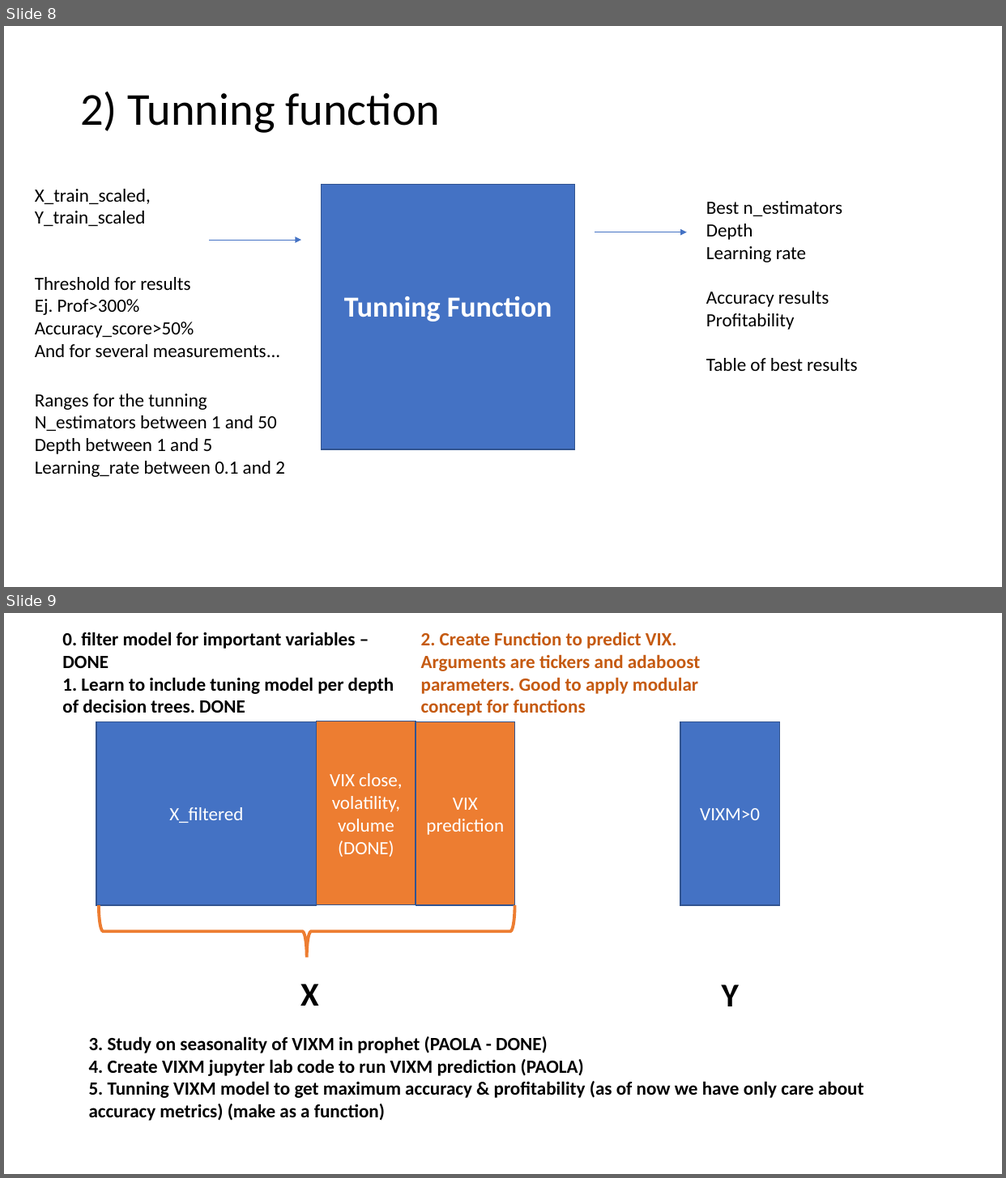
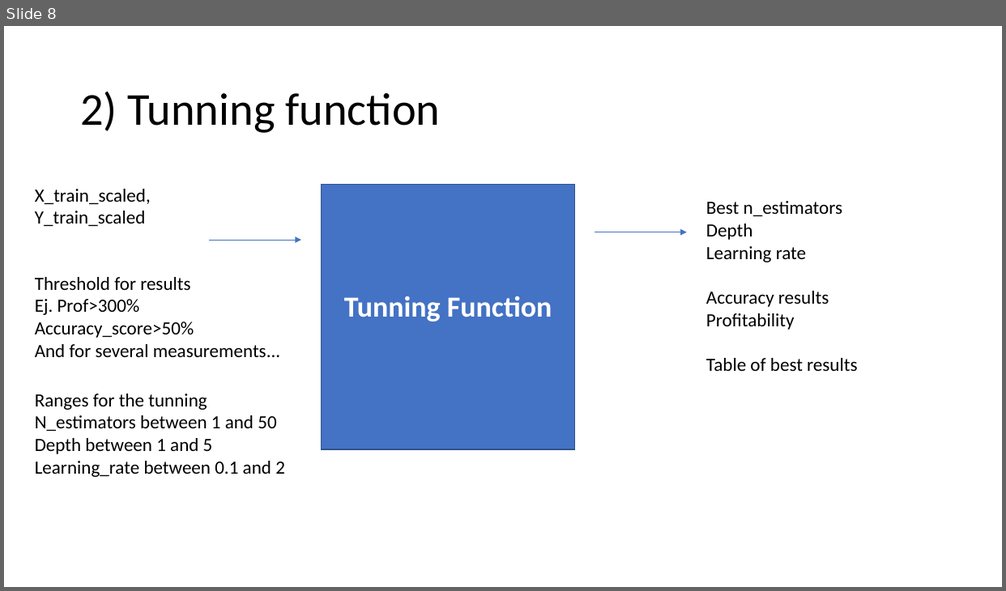
Before and after one commit to paocarvajal1912/vixx-token-dapp, a slide deck: Adaboost_ML_Model.pptx. Shown one above the other, each under a label of ours: slides 8 and 9 before the commit, slide 8 after it. The pictures are 1006x1178 and 1006x591 pixels, drawn with LibreOffice and Linux fonts; fonts in the diff are those of the drawing. Boxes give left, top, right and bottom in pixels: in the first picture for what was removed or moved away, otherwise in the second. Text is boxed around its words. In the diff, an @@ line names an element or a change of style, - is before the commit and + after.

```diff
--- a/Adaboost_ML_Model.pptx
+++ b/Adaboost_ML_Model.pptx
@@ slide 9 removed at [4, 613, 1002, 1174], background #FFFFFF @@
@@ text removed at [62, 632, 394, 713] @@
-0. filter model for important variables – DONE
-1. Learn to include tuning model per depth of decision trees. DONE
@@ text removed at [421, 632, 700, 716] @@
-2. Create Function to predict VIX. Arguments are tickers and adaboost parameters. Good to apply modular concept for functions
@@ rectangle removed at [96, 722, 316, 905] @@
-X_filtered
@@ rectangle removed at [317, 722, 415, 905] @@
-VIX close, volatility, volume
-(DONE)
@@ rectangle removed at [415, 722, 514, 905] @@
-VIX prediction
@@ rectangle removed at [681, 722, 780, 905] @@
-VIXM>0
@@ left brace removed at [99, 905, 515, 958] @@
@@ text removed at [300, 984, 319, 1006] @@
-X
@@ text removed at [722, 985, 739, 1007] @@
-Y
@@ text removed at [89, 1037, 864, 1121] @@
-3. Study on seasonality of VIXM in prophet (PAOLA - DONE)
-4. Create VIXM jupyter lab code to run VIXM prediction (PAOLA)
-5. Tunning VIXM model to get maximum accuracy & profitability (as of now we have only care about accuracy metrics) (make as a function)
```
Also in this commit, not shown: 3 slides changed, 4 slides added, 6 other files.
